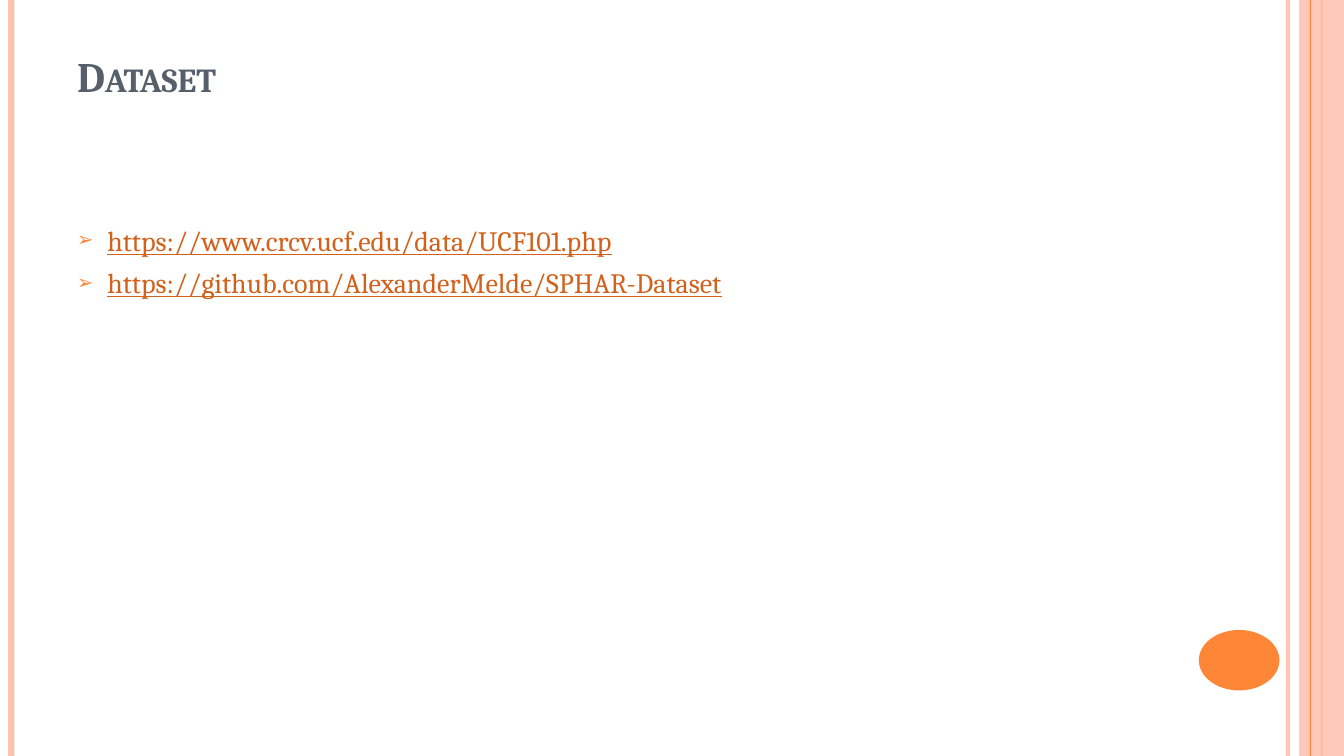
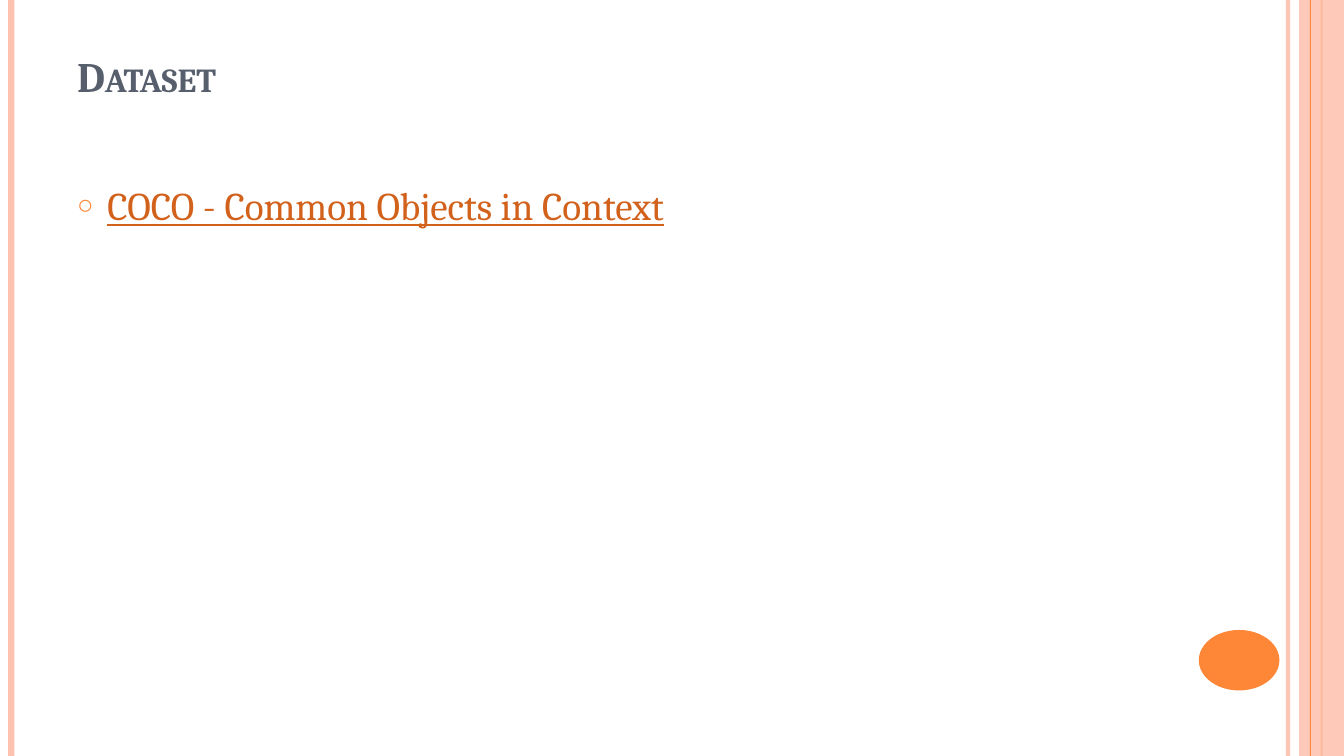
Before and after one commit to karthikeya-goud/Mini_project, a slide deck: slide 13 of B10 PRC 3.pptx (slide 14 before the commit). Drawn at 1344x756 pixels with LibreOffice and Linux fonts; fonts in the diff are those of the drawing. Boxes give left, top, right and bottom in pixels: in the first picture for what was removed or moved away, otherwise in the second. Text is boxed around its words. In the diff, an @@ line names an element or a change of style, - is before the commit and + after.

```diff
--- a/B10 PRC 3.pptx
+++ b/B10 PRC 3.pptx
@@ text at (107, 192, 664, 229): text changed; size 20 to 28 pt @@
-➢ https://www.crcv.ucf.edu/data/UCF101.php
-➢ https://github.com/AlexanderMelde/SPHAR-Dataset
+○ COCO - Common Objects in Context
```
Also in this commit, not shown: 15 other slides changed, 3 slides added, 6 slides removed.
